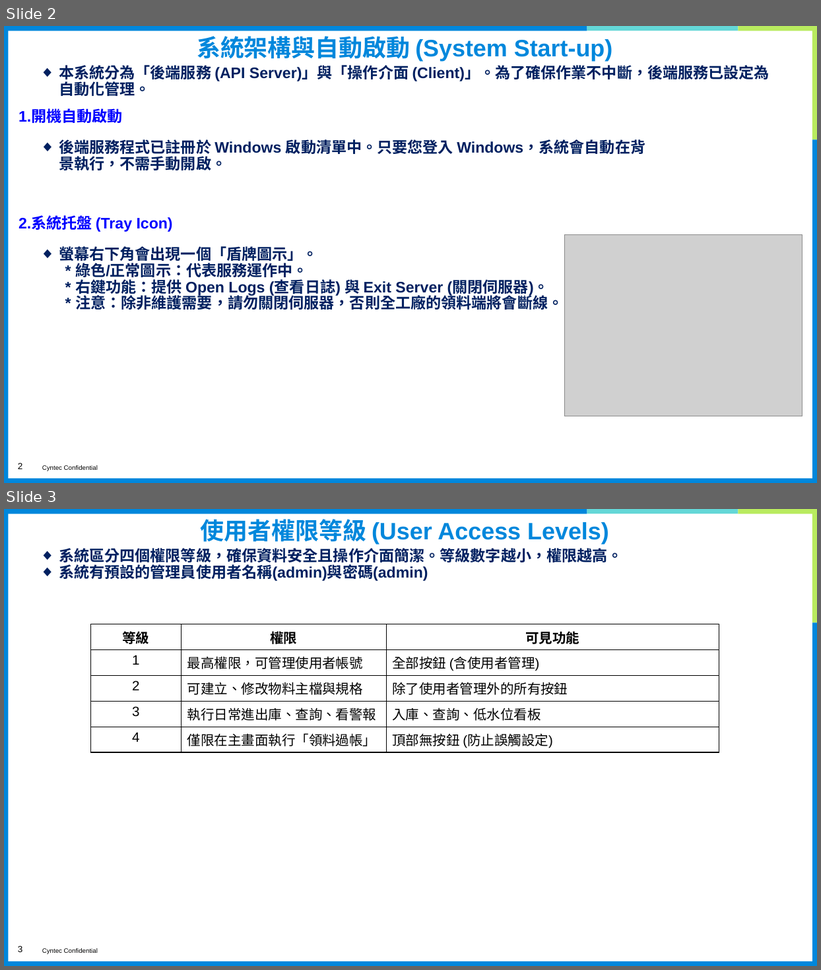
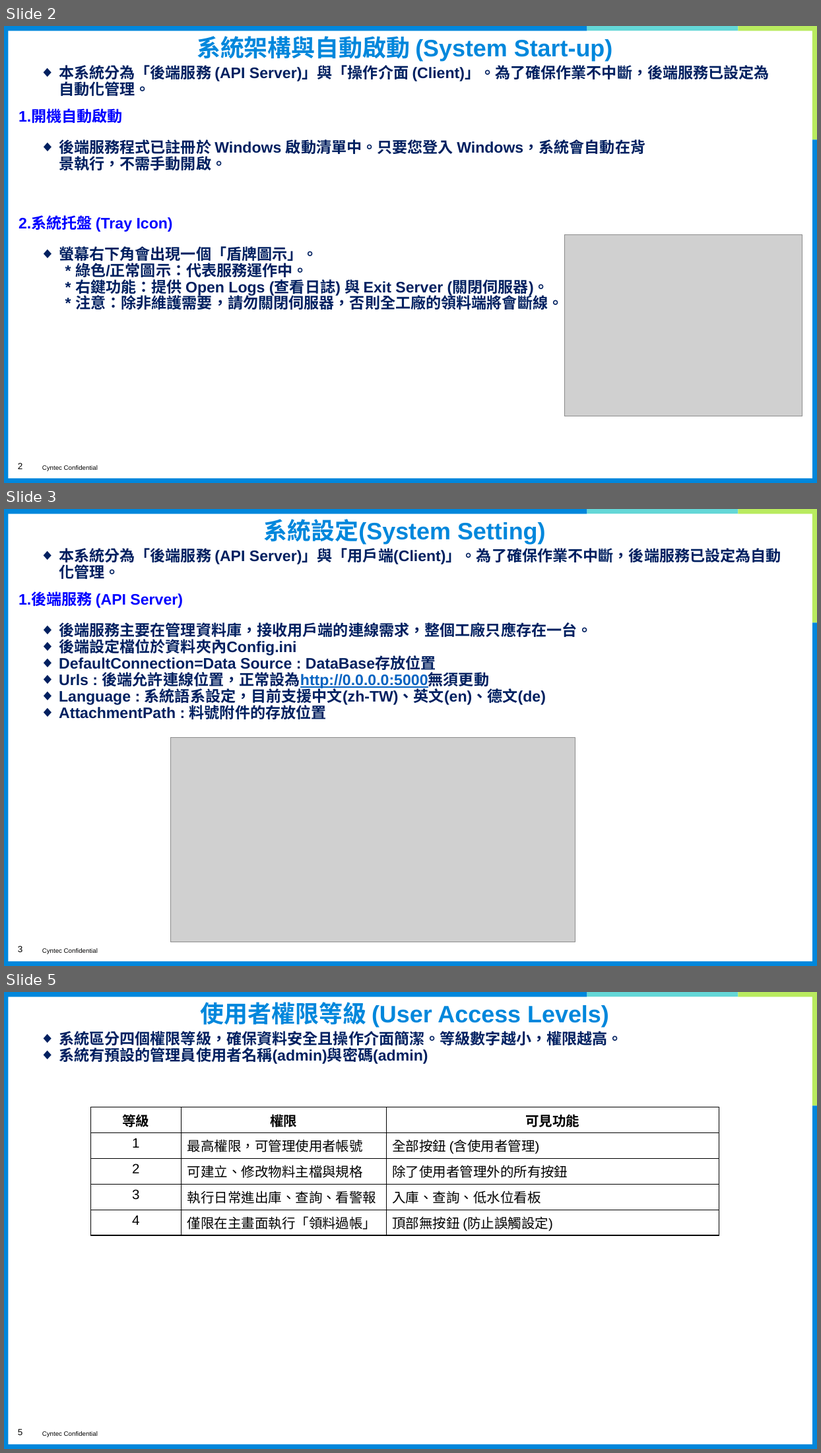
Before and after one commit to eHsuan/PartsManager, a slide deck: doc/使用說明(中文).pptx. Shown one above the other, each under a label of ours: slides 2 and 3 before the commit, slides 2, 3 and 5 after it; the slides between them are not shown. The pictures are 821x970 and 821x1453 pixels, drawn with LibreOffice and Linux fonts; fonts in the diff are those of the drawing; grey boxes stand for pictures; background and template pictures are left out. Boxes give left, top, right and bottom in pixels: in the first picture for what was removed or moved away, otherwise in the second. Text is boxed around its words. In the diff, an @@ line names an element or a change of style, - is before the commit and + after.

```diff
--- a/doc/使用說明(中文).pptx
+++ b/doc/使用說明(中文).pptx
@@ slide 3 added at (x1=4, y1=509, x2=817, y2=966), background #FFFFFF; not listed: 8 template elements that a slide beside it also shows @@
@@ title added at (x1=264, y1=519, x2=546, y2=545), 28 pt, text #0087DC, bold @@
+系統設定(System Setting)
@@ text added at (x1=59, y1=548, x2=781, y2=579), 18 pt, text #002060, bold @@
+◆ 本系統分為「後端服務 (API Server)」與「用戶端(Client)」。為了確保作業不中斷，後端服務已設定為自動化管理。
@@ text added at (x1=19, y1=593, x2=183, y2=609), 18 pt, text #0000FF, bold @@
+1.後端服務 (API Server)
@@ text added at (x1=59, y1=623, x2=592, y2=720), 18 pt, text #002060, bold @@
+◆ 後端服務主要在管理資料庫，接收用戶端的連線需求，整個工廠只應存在一台。
+◆ 後端設定檔位於資料夾內Config.ini
+◆ DefaultConnection=Data Source : DataBase存放位置
+◆ Urls : 後端允許連線位置，正常設為http://0.0.0.0:5000無須更動
+◆ Language : 系統語系設定，目前支援中文(zh-TW)、英文(en)、德文(de)
+◆ AttachmentPath : 料號附件的存放位置
@@ picture added at (x1=170, y1=738, x2=575, y2=942) @@
@@ what was slide 3 is now slide 5 @@
@@ page number at (x1=18, y1=1429, x2=22, y2=1436): text changed @@
-3
+5
```
Also in this commit, not shown: 5 slides changed, 2 other slides added, 19 other files.
